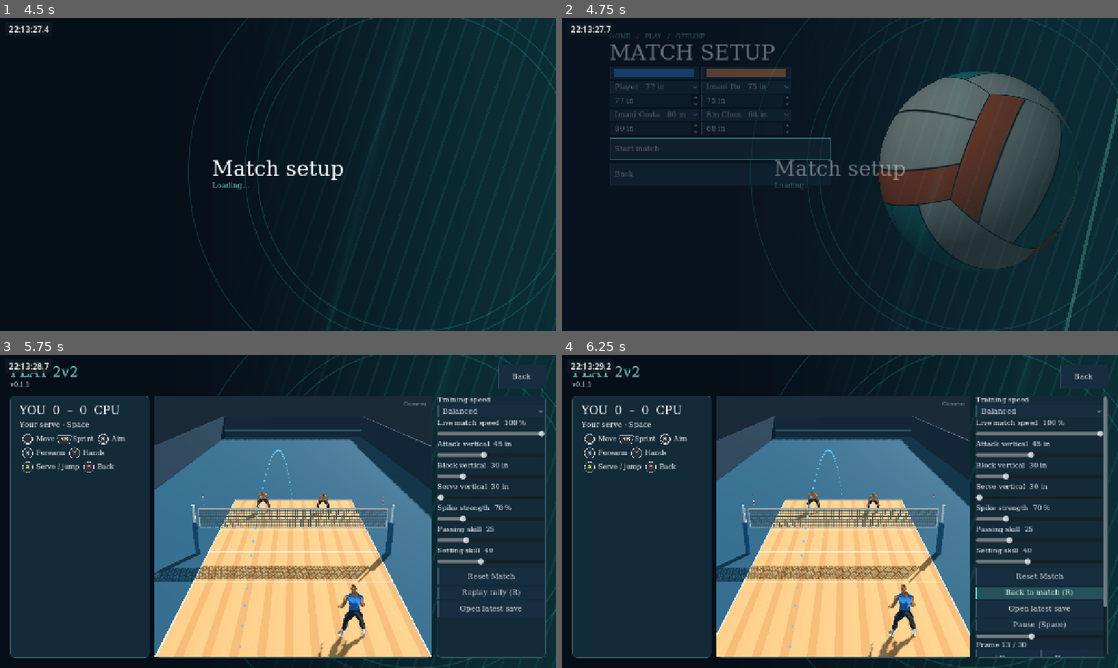
Above: before the commit, frames 1-4 (two rows, left to right).
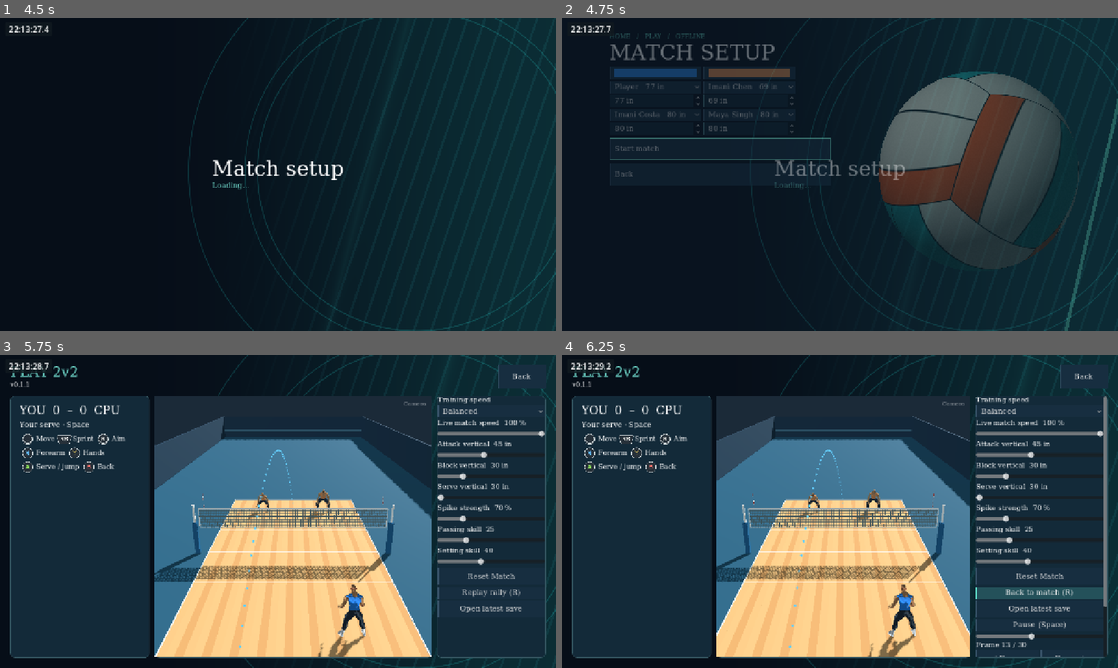
Above: after the commit, the same moments.

Repository: foreandr/volleyball
Game: Godot game, scene res://scenes/main.tscn
Same seed, same stepped clock (60 frames per second), same inputs: the game is played once before the commit and once after it. Sound files missing from this copy of the repository are replaced by a short silence.
Inputs (mouse positions are in pixels of both pictures, inside the frame that each line leads up to):
- Up to frame 1 (4.5 s): click "Play" at 0.5 s; click "Back" at 1.25 s; click "Play" at 2 s; tap Enter (ui_accept) at 2.75, 3.02 s; move the mouse to (400, 158) at 2.77 s; hold Right (ui_right) 2.78-3.5 s; tap Z at 2.85 s; click (400, 158) at 2.92 s; drag from (166, 190) to (250, 237) at 3.52 s; click "2v2" at 4.25 s
- Up to frame 2 (4.75 s): no input
- Up to frame 3 (5.75 s): click "Start match" at 5 s
- Up to frame 4 (6.25 s): click "Replay rally (R)" at 5.75 s

Frame 1 is identical in both runs. In frame 2, 0.3% of the frame differs, in the area x 23-42%, y 15-38%; in frame 3, 0.2%; in frame 4, 0.2%.

Commit message:
Constrain sleeveless jerseys to animated skin and fit selectable hems, tape and braces

Diff:
--- a/assets/gym/practice_kit.gdshader
+++ b/assets/gym/practice_kit.gdshader
@@ -4,6 +4,10 @@
 uniform vec4 trim : source_color;
 uniform sampler2D lettering : source_color,filter_linear_mipmap_anisotropic;
 uniform sampler2D team_crest : source_color,filter_linear_mipmap_anisotropic;
+uniform vec3 hem_particles[12];
+uniform float hem_shift;
+uniform bool tucked;
+uniform vec4 waist_color : source_color;
 uniform bool jacket = false;
 
 uniform vec3 inertia;
@@ -37,6 +41,16 @@
 void vertex(){
 	// Capture the undistorted garment coordinates from UV2 for animated tailoring.
 	rest=vec3(UV2, COLOR.r*0.6-0.3);
+	vec3 body_point=VERTEX;
+	vec3 body_normal=normalize(NORMAL);
+	if(!jacket){
+		float lower=1.-smoothstep(1.02,1.29,rest.y);
+		float section=fract(atan(rest.x,rest.z+.018)/6.2831853+1.)*12.;
+		int i=int(floor(section))%12;
+		VERTEX+=lower*(tucked?.12:1.)*mix(hem_particles[i],hem_particles[(i+1)%12],fract(section));
+		VERTEX.y+=lower*(tucked?0.:hem_shift);
+		if(tucked) VERTEX-=NORMAL*.043*(1.-smoothstep(1.04,1.14,rest.y));
+	}
 	float freedom=1.-smoothstep(1.04,1.48,rest.y);
 	VERTEX+=freedom*(inertia*.38+NORMAL*max(0.,dot(inertia,NORMAL))*.85)*(jacket?.65:1.);
 	if(!jacket){
@@ -72,14 +86,28 @@
 		// Gather the loose shell into the narrower elastic at the wrist.
 		float cuff=smoothstep(.625,.65,abs(rest.x));
 		float gather=sin(rest.x*168.+rest.z*51.)*exp(-pow(abs(abs(rest.x)-.616)/.031,2.));
-		float shell_clearance=jacket ? (.009-.012*cuff+.0045*gather+.006*back_flap(rest)) : mix(.0015,.009,smoothstep(.12,.95,COLOR.g));
+		float strap=smoothstep(1.455,1.55,rest.y)*(1.-smoothstep(.18,.22,abs(rest.x)));
+		float shell_clearance=jacket ? (.009-.012*cuff+.0045*gather+.006*back_flap(rest)) : mix(.022,.004,strap);
 		VERTEX+=NORMAL*(shell_clearance+folds+.022*ease+(jacket ? motion*(.006+.012*ease)*sin(rest.x*24.+rest.y*15.-TIME*12.) : 0.));
+	}
+	if(!jacket){
+		// Both layers use the same body vertices and bone weights. Resolve inward
+		// displacement against the animated skin after gravity, drag and tailoring.
+		// The shorts are a second layer beneath an untucked hem.
+		float waist=1.-smoothstep(1.055,1.19,rest.y);
+		float clearance=.0035+(tucked?.009:.045)*waist;
+		if(tucked) VERTEX=mix(body_point+body_normal*clearance,VERTEX,smoothstep(1.064,1.115,rest.y));
+		float gap=dot(VERTEX-body_point,body_normal);
+		VERTEX+=body_normal*max(0.,clearance-gap);
 	}
 }
 void fragment(){
 	float x=abs(rest.x), y=rest.y;
+	float hemline=tucked?1.033:.997;
+	if(!jacket && (y<hemline || x>.249)) discard;
 	float neckline=1.572-.041*(1.-smoothstep(.022,.108,x))*smoothstep(-.085,.09,rest.z);
 	{
+		if(!jacket && y>neckline-.009) discard;
 		if(jacket){
 			if(x>.69 || y<1.012 || y>neckline) discard;
 		}
@@ -190,8 +218,8 @@
 		float binding_width=1.-smoothstep(.005,.009,-cut);
 		base=mix(base,trim.rgb,binding_width*.82);
 		// Distance to the fitted neckline follows its asymmetric front and back.
-		float neck_band=1.-smoothstep(.31,.41,COLOR.b);
-		float seam=1.-smoothstep(.028,.082,abs(COLOR.b-.37));
+		float neck_band=1.-smoothstep(.007,.014,neckline-.009-y);
+		float seam=1.-smoothstep(.028,.082,abs((neckline-.009-y-.012)*32.));
 		float ribs=cos(atan(rest.z+.018,rest.x)*112.);
 		float resolved_ribs=1.-smoothstep(.001,.004,fwidth(rest.x)+fwidth(rest.z));
 		base=mix(base,trim.rgb*(1.+.085*ribs*resolved_ribs),neck_band);
@@ -223,7 +251,7 @@
 	ALBEDO=base*(1.+.04*weave*fade);
 	float knit=sin(rest.x*1650.+sin(y*1300.))*cos(y*1300.);
 	if(!jacket){
-		float from_edge=COLOR.a*.040;
+		float from_edge=y-hemline;
 		float twin=min(abs(from_edge-.010),abs(from_edge-.014));
 		float seam=1.-smoothstep(.00055,.0014+fwidth(from_edge),twin);
 		float facing=1.-smoothstep(.013,.018,from_edge);
@@ -274,8 +302,8 @@
 	ROUGHNESS=mix(ROUGHNESS,.52,wet);
 	if(!jacket){
 		vec3 yarn=texture(knit_surface,UV*31.).rgb;
-		float cuff=1.-smoothstep(.20,.42,COLOR.g);
-		float stitches=(1.-smoothstep(.035,.11,abs(COLOR.g-.28)))*(.6+.4*yarn.b);
+		float cuff=0.;
+		float stitches=0.;
 		ALBEDO*=mix(.97,1.03,yarn.b)*(1.-.12*cuff-.18*stitches);
 		NORMAL_MAP.xy+=(yarn.rg-.5)*.28;
 		ROUGHNESS=clamp(ROUGHNESS+.08*(yarn.b-.5)-.025*cuff,0.,1.);
@@ -283,6 +311,13 @@
 	// Transfer film bridges the yarn valleys while retaining broad folds.
 	NORMAL_MAP.xy=mix(NORMAL_MAP.xy,vec2(.5),.39*print_coverage);
 	ROUGHNESS=mix(ROUGHNESS,.53,print_coverage);
+	// The elastic waistband is the outer layer when the shirt is tucked.
+	if(!jacket && tucked && y<1.073){
+		float band_aa=max(.0005,fwidth(y));
+		float edge=1.-smoothstep(.0008,.0008+band_aa,abs(y-1.069));
+		ALBEDO=waist_color.rgb*(.87+.18*edge+.045*weave*fade);
+		ROUGHNESS=.87;
+	}
 	RIM=.16;
 	RIM_TINT=.32;
 	SPECULAR=.28;
--- a/assets/gym/practice_underlayer.gdshader
+++ b/assets/gym/practice_underlayer.gdshader
@@ -10,7 +10,7 @@
 }
 void fragment(){
 	float x=abs(bind.x);
-	if(bind.y<1.28 || x<.115 || x>.675 || (x<.20 && bind.y>1.56)) discard;
+	if(bind.y<1.28 || x<.062 || x>.675 || (x<.20 && bind.y>1.56)) discard;
 	bool covered=sleeve_end>0. && x<sleeve_end;
 	if(covered){
 		float cuff=1.-smoothstep(.009,.013,sleeve_end-x);
--- a/scripts/create.gd
+++ b/scripts/create.gd
@@ -165,6 +165,13 @@
 	hand_field.custom_minimum_size.y = 42
 	hand_field.item_selected.connect(func(index): profile.handedness = "Left" if index == 1 else "Right"; update_profile())
 	controls.add_child(hand_field)
+	for key in Profile.KIT_CHOICES:
+		controls.add_child(label(key,18))
+		var picker := OptionButton.new()
+		for choice in Profile.KIT_CHOICES[key]: picker.add_item(choice)
+		picker.select(Profile.KIT_CHOICES[key].find(profile[key]))
+		picker.item_selected.connect(func(index): profile[key]=Profile.KIT_CHOICES[key][index]; update_profile())
+		controls.add_child(picker)
 	if not CareerSession.creating:
 		controls.add_child(button("Generate player",func():
 			profile = Profile.generate()
@@ -228,6 +235,7 @@
 	preview_player.position.y = 0.04
 	preview_player.apply_profile(profile)
 	world.add_child(preview_player)
+	preload("res://scripts/practice_kit.gd").apply(preview_player,false)
 	preview_camera = Camera3D.new()
 	preview_camera.name = "PreviewCamera"
 	preview_camera.fov = 38.0
--- /dev/null
+++ b/scripts/jersey_hem.gd
@@ -0,0 +1,63 @@
+extends RefCounted
+
+# A ring of linked hem particles hangs from the animated lower torso.
+# Distances are measured in world space so turning or stopping excites the cloth.
+const COUNT := 12
+var anchors := PackedVector3Array()
+var points := PackedVector3Array()
+var previous := PackedVector3Array()
+var offsets := PackedVector3Array()
+var bone := -1
+var inverse_rest := Transform3D.IDENTITY
+var last_center := Vector3.INF
+var last_step := 0.
+
+func update(rig: Skeleton3D, fabric: ShaderMaterial, dt: float, wind: Vector3) -> void:
+	if bone<0:
+		bone=rig.find_bone("spine_01")
+		inverse_rest=rig.get_bone_global_rest(bone).affine_inverse()
+		for i in COUNT:
+			var a:=TAU*i/COUNT
+			anchors.append(Vector3(.166*sin(a),1.04,-.018+.128*cos(a)))
+		points.resize(COUNT)
+		previous.resize(COUNT)
+		offsets.resize(COUNT)
+	var frame:=rig.global_transform*rig.get_bone_global_pose(bone)*inverse_rest
+	var reset:=not last_center.is_finite() or last_center.distance_to(frame.origin)>.55
+	last_center=frame.origin
+	var steps:=maxi(1,ceili(minf(dt,.067)*120.))
+	var h:=minf(dt,.067)/steps
+	var targets:=PackedVector3Array()
+	var normals:=PackedVector3Array()
+	var normal_frame:=frame.basis.inverse().transposed()
+	for i in COUNT:
+		targets.append(frame*anchors[i])
+		var a:=TAU*i/COUNT
+		normals.append((normal_frame*Vector3(sin(a)/.166,0.,cos(a)/.128)).normalized())
+		if reset:
+			points[i]=targets[i]
+			previous[i]=targets[i]
+	for step in steps:
+		for i in COUNT:
+			var point:=points[i]
+			var ratio:=clampf(h/last_step,.25,4.) if last_step>0. and step==0 else 1.
+			var velocity:=(point-previous[i])*ratio*exp(-8.*h)
+			points[i]+=velocity+((targets[i]-point)*250.+Vector3.DOWN*9.81+wind*1.8)*h*h
+			previous[i]=point
+		for iteration in 3:
+			for i in COUNT:
+				var j:=(i+1)%COUNT
+				var edge:=points[j]-points[i]
+				var correction:=edge*.5*(1.-targets[i].distance_to(targets[j])/maxf(.0001,edge.length()))
+				points[i]+=correction
+				points[j]-=correction
+			# Eliminate inward travel after every constraint sweep so contact also
+			# changes the next Verlet velocity. The shader resolves finer skin detail.
+			for i in COUNT:
+				var separation:=(points[i]-targets[i]).dot(normals[i])
+				if separation<-.006: points[i]+=normals[i]*(-.006-separation)
+	last_step=h
+	var inverse_basis:=rig.global_basis.inverse()
+	for i in COUNT:
+		offsets[i]=inverse_basis*(points[i]-targets[i]).limit_length(.060)
+	fabric.set_shader_parameter("hem_particles",offsets)
--- a/scripts/player_profile.gd
+++ b/scripts/player_profile.gd
@@ -1,6 +1,8 @@
 extends RefCounted
 const PATH := "user://player.cfg"
 const DEFAULTS := {"name":"Player","height_cm":195.58,"handedness":"Right"}
+
+const KIT_CHOICES := {"Jersey length":["Standard","Short","Long"],"Jersey fit":["Untucked","Tucked"],"Ankle support":["None","Tape","Brace"],"Knee support":["None","Tape","Brace"]}
 
 const RATINGS := ["Forearm reception", "Forearm setting", "Forearm defense", "Hand setting", "Hand reception", "Hand defense", "Blocking", "Speed", "Stamina", "Underhand serve", "Standing float", "Jump float", "Spin serve", "Hybrid spin to float", "Hybrid float to spin", "Sky ball"]
 
@@ -8,6 +10,7 @@
 	var values := {"name":"%s %s" % [["Kai","Maya","Noor","Luca","Sam","Imani","Rin","Alex","Jules","Ari","Leah","Sol"].pi …(274 unchanged characters)…
 	for rating in RATINGS:
 		values[rating] = randi_range(20,99)
+	for key in KIT_CHOICES: values[key]=KIT_CHOICES[key].pick_random()
 	return clean(values)
 
 static func load_profile() -> Dictionary:
@@ -20,6 +23,9 @@
 
 static func clean(profile: Dictionary) -> Dictionary:
 	var result := {"name":str(profile.get("name",DEFAULTS.name)).strip_edges().left(32),"height_cm":clampf(float(profile.get("height_cm",DEFAULTS.height_cm)),152.4,213.36),"handedness":"Left" if profile.get("handedness","Right") == "Left" else "Right"}
+	for key in KIT_CHOICES:
+		var choice=profile.get(key,KIT_CHOICES[key][0])
+		result[key]=choice if choice in KIT_CHOICES[key] else KIT_CHOICES[key][0]
 	result.vertical_in = clampf(float(profile.get("vertical_in",30)),30,60)
 	result.wingspan_in = clampf(float(profile.get("wingspan_in",result.height_cm / 2.54)),48,96)
 	for rating in RATINGS:
--- a/scripts/practice_kit.gd
+++ b/scripts/practice_kit.gd
@@ -69,6 +69,7 @@
 			kit.shader=FABRIC
 			kit.set_shader_parameter("knit_surface",preload("res://assets/gym/training_knit.png"))
 			actor.shirt_fabric=kit
+			if not coach: actor.hem_cloth=preload("res://scripts/jersey_hem.gd").new()
 			actor.jersey_origin=actor.global_position
 			actor.jersey_materials.append(kit)
 			kit.set_shader_parameter("phase",variant*1.79)
@@ -81,7 +82,7 @@
 			var torso: MeshInstance3D=original.find_child("SuperHero_Male",true,false)
 			var shell := MeshInstance3D.new()
 			var skin_surface := tailored_surface(torso.mesh,0,coach)
-			shell.mesh=skin_surface if coach else preload("res://assets/characters/volleyball/training_tee/fitted.res")
+			shell.mesh=skin_surface
 			original.free()
 			shell.skin=node.skin
 			rig.add_child(shell)
@@ -270,6 +271,8 @@
 		float eyelet=1.-smoothstep(.12,.36,length(fract(cell)-.5));
 		vec3 insert=accent.rgb*(1.12-.49*detail*eyelet*(1.-hem));
 		ALBEDO=mix(cloth.rgb,insert,panel);
+		float waistband=smoothstep(.984,.992,rest.y);
+		ALBEDO*=1.-waistband*(.19+.055*cos(rest.y*1130.));
 		ALBEDO=mix(ALBEDO,cloth.rgb*1.55,hem*.75);
 		float topstitch=1.-smoothstep(.00065,.0015+fwidth(edge_height),abs(edge_height-.006));
 		ALBEDO*=1.-.21*topstitch;
@@ -335,6 +338,7 @@
 	part.mesh=tailored
 	material.set_shader_parameter("leg_number",number)
 	actor.shorts_fabric=material
+	actor.shirt_fabric.set_shader_parameter("waist_color",material.get_shader_parameter("cloth"))
 	part.skin = outfit.skin
 	rig.add_child(part)
 	part.skeleton = part.get_path_to(rig)
@@ -374,7 +378,7 @@
 		float width=mix(.0035,.0075,bend);
 		return max(1.-smoothstep(.0015,width,line),.72*(1.-smoothstep(.001,width*.8,lower_line)));
 	}
-	uniform float sock_top; uniform vec4 sock_trim:source_color; uniform float striped;
+	uniform int ankle_support; uniform int knee_support; uniform float sock_top; uniform vec4 sock_trim:source_color; uniform float striped;
 	uniform vec4 pad_color:source_color;
 	varying vec3 anatomy;
 	varying vec2 loads;
@@ -391,7 +395,7 @@
 		y=UV2.y;
 		float flex=UV2.x>0.?knee_flex.x:knee_flex.y;
 		float k=y-knee_height;
-		float enabled=UV2.x>0.?padded.x:padded.y;
+		float enabled=knee_support==0 ? (UV2.x>0.?padded.x:padded.y) : 0.;
 		enabled_side=enabled;
 		pad=enabled*(1.-smoothstep(.087,.094,abs(k)));
 		float lateral=abs(UV2.x)-knee_center;
@@ -404,7 +408,9 @@
 		// Compress the sock inside the heel cup and release it above the collar.
 		float inside_shoe=1.-smoothstep(.064,.117,y);
 		float rolled_edge=pad*smoothstep(.073,.079,abs(k))*(1.-smoothstep(.083,.091,abs(k)));
-		VERTEX+=NORMAL*(pad*.005+rolled_edge*.003+foam*.018+sock*.002-inside_shoe*.012);
+		float ankle_shell=ankle_support==2 ? .0045*(1.-smoothstep(.043,.061,abs(y-.148))) : 0.;
+		float knee_shell=knee_support==2 ? .006*(1.-smoothstep(.078,.099,abs(k))) : 0.;
+		VERTEX+=NORMAL*(ankle_shell+knee_shell+pad*.005+rolled_edge*.003+foam*.018+sock*.002-inside_shoe*.012);
 		anatomy=vec3(abs(UV2.x),y,COLOR.r);
 		loads=vec2(flex,UV2.x>0.?calf_load.x:calf_load.y);
 	}
@@ -462,7 +468,26 @@
 		float folded_edge=1.-smoothstep(.0008,.0026+fwidth(height),abs(abs(height)-.084));
 		cover+=binding*(.105*cuff_ribs+.14*folded_edge);
 		ALBEDO=mix(ALBEDO,pad_color.rgb*cover,pad_mask);
-		float gear=max(pad_mask,sock_mask);
+		float support=0.;
+		for(int joint=0;joint<2;joint++){
+			int kind=joint==0?ankle_support:knee_support;
+			if(kind==0) continue;
+			float t=(y-(joint==0?.148:knee_height))/(joint==0?.056:.094);
+			float wrap=abs(t+.25*cos(angle));
+			float mask=1.-smoothstep(.93,1.,wrap);
+			if(kind==1){
+				float overlap=fract(t*2.2+angle/6.283);
+				float lap=smoothstep(.78,.96,overlap);
+				ALBEDO=mix(ALBEDO,vec3(.82,.78,.68)*(.97-.16*lap+.04*yarn),mask);
+			}else{
+				if(joint==1) mask*=smoothstep(.58,.80,radius)+(1.-smoothstep(.58,.80,radius))*(1.-face);
+				float strap=1.-smoothstep(.10,.17,abs(abs(t+.19*cos(angle))-.53));
+				float stay=smoothstep(.78,.95,abs(cos(angle)))*(1.-smoothstep(.65,.84,abs(t)));
+				ALBEDO=mix(ALBEDO,mix(vec3(.044,.053,.060),vec3(.12,.14,.15),max(strap,stay))*(.94+.08*yarn),mask);
+			}
+			support=max(support,mask);
+		}
+		float gear=max(support,max(pad_mask,sock_mask));
 		vec2 p=anatomy.xy;
 		float front=smoothstep(.46,.61,anatomy.z);
 		float quad=contour(p,vec2(.077,.555),vec2(.038,.076))+contour(p,vec2(.167,.666),vec2(.042,.135));
@@ -499,6 +524,12 @@
 	skin.set_shader_parameter("hem_y",hem)
 	skin.set_shader_parameter("skin_map",preload("res://assets/characters/base/T_Superhero_Male_Light.png"))
 	actor.leg_skin=skin
+	if variant==0: actor.refresh_kit()
+	else:
+		actor.shirt_fabric.set_shader_parameter("hem_shift",[0.,-.055,.045][variant%3])
+		actor.shirt_fabric.set_shader_parameter("tucked",variant%4==1)
+		skin.set_shader_parameter("ankle_support",[0,1,0,2,0][variant%5])
+		skin.set_shader_parameter("knee_support",[0,0,1,0,2,0,0][variant%7])
 	legs.material_override = skin
 	source.free()
 
--- a/scripts/volleyball_player.gd
+++ b/scripts/volleyball_player.gd
@@ -120,9 +120,18 @@
 func apply_profile(profile: Dictionary) -> void:
 	var values := Profile.clean(profile)
 	attributes = values
+	refresh_kit()
 	display_name = values.name
 	set_height_cm(values.height_cm)
 	handedness = values.handedness
+
+func refresh_kit() -> void:
+	if shirt_fabric:
+		shirt_fabric.set_shader_parameter("hem_shift",{"Short":.052,"Long":-.065}.get(attributes["Jersey length"],0.))
+		shirt_fabric.set_shader_parameter("tucked",attributes["Jersey fit"]=="Tucked")
+	if leg_skin:
+		for key in ["Ankle support","Knee support"]:
+			leg_skin.set_shader_parameter("ankle_support" if key=="Ankle support" else "knee_support",Profile.KIT_CHOICES[key].find(attributes[key]))
 
 func set_height_cm(value: float) -> void:
 	height_cm = value
@@ -194,6 +203,7 @@
 var jersey_origin := Vector3.ZERO
 var jersey_speed := 0.
 var dressed_surface := preload("res://scripts/dressed_contact.gd").new()
+var hem_cloth: RefCounted
 var shirt_fabric: ShaderMaterial
 var leg_skin: ShaderMaterial
 var exertion_total := 0.0
@@ -209,6 +219,7 @@
 	fabric_time+=dt
 	var gust := .77+.23*sin(fabric_time*1.7+global_position.x*.6)
 	var air := fabric_airflow*gust
+	if hem_cloth: hem_cloth.update(skeleton,shirt_fabric,dt,air)
 	if shirt_fabric:
 		var tension := Vector2.ZERO
 		for i in 2:
